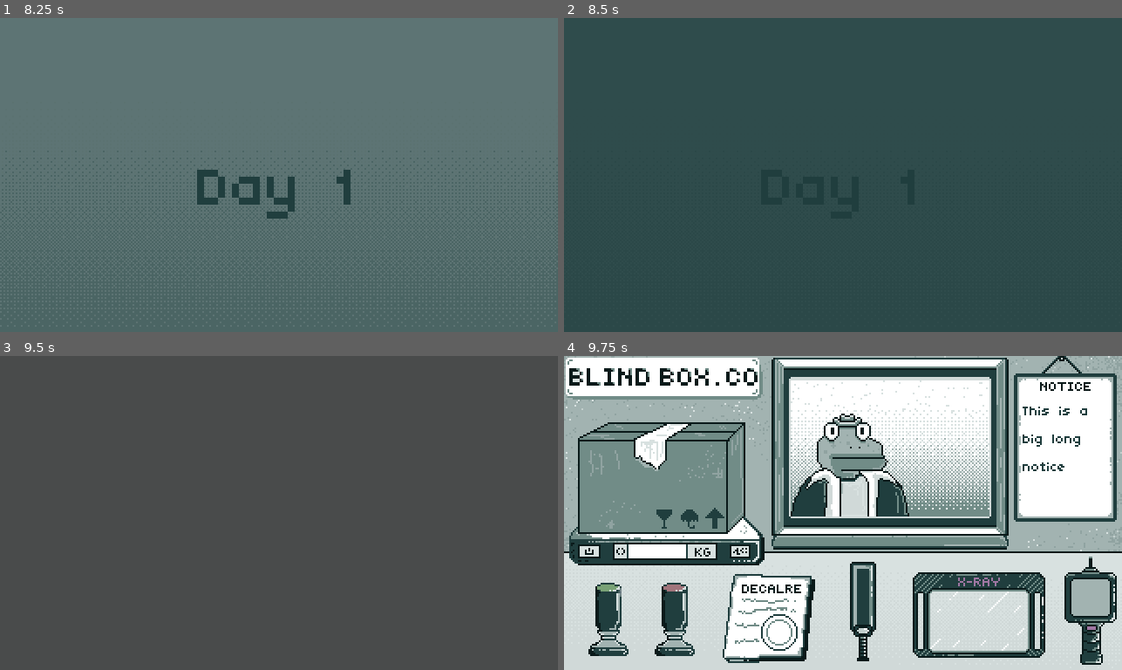
Above: before the commit, frames 1-4 (two rows, left to right).
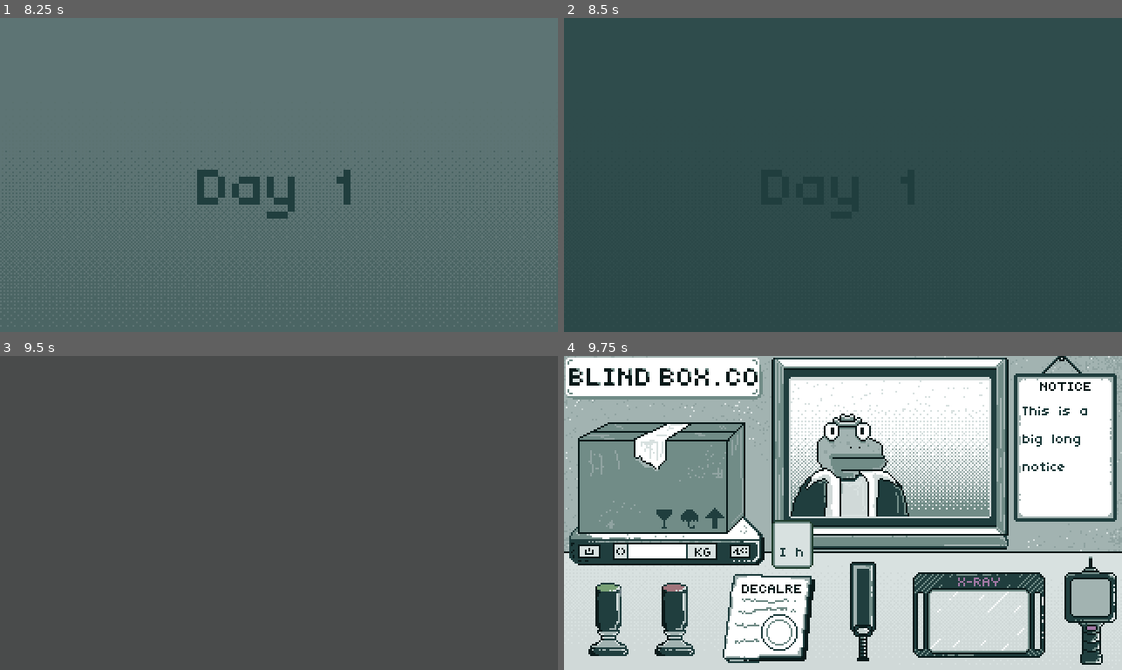
Above: after the commit, the same moments.

Repository: hkattt/blind-box-co
Game: Godot game, scene res://scenes/Main.tscn
Two runs of this game, one before a commit and one after it. Both use one fixed random seed, a clock stepped at 60 frames per second and the inputs below.
Inputs (mouse positions are in pixels of both pictures, inside the frame that each line leads up to):
- Up to frame 1 (8.25 s): tap Enter at 0.5, 5.75, 7.25 s; move the mouse to (401, 159) at 0.52 s; click (401, 159) at 0.67 s; click (535, 313) at 1.25 s; click (535, 313) at 2 s; click (535, 313) at 2.75 s; tap Space at 3.5, 6.5 s; drag from (167, 190) to (251, 237) at 3.52 s; move the mouse to (334, 105) at 4.27 s; click (334, 105) at 4.42 s; drag from (251, 237) to (111, 127) at 5.02 s; move the mouse to (446, 222) at 5.77 s; click (446, 222) at 5.92 s; drag from (111, 127) to (195, 96) at 6.52 s; move the mouse to (306, 175) at 7.27 s; click (306, 175) at 7.42 s; drag from (195, 96) to (167, 190) at 8.02 s
- Up to frame 2 (8.5 s): no input
- Up to frame 3 (9.5 s): tap Space at 8.75 s; move the mouse to (401, 497) at 8.77 s; click (401, 497) at 8.92 s
- Up to frame 4 (9.75 s): drag from (731, 528) to (815, 575) at 9.52 s

Frames 1-3 are identical in both runs. In frame 4, 0.9% of the frame differs, in the area x 37-45%, y 52-68%.

Commit message:
Created manager scenes

Diff:
--- a/src/project.godot
+++ b/src/project.godot
@@ -17,9 +17,9 @@
 
 [autoload]
 
-DayManager="*res://scripts/managers/DayManager.gd"
-DialogueManager="*res://scripts/managers/DialogueManager.gd"
-ReportManager="*res://scripts/managers/ReportManager.gd"
+DayManager="*res://scenes/managers/DayManager.tscn"
+DialogueManager="*res://scenes/managers/DialogueManager.tscn"
+ReportManager="*res://scenes/managers/ReportManager.tscn"
 
 [display]
 
--- /dev/null
+++ b/src/scenes/managers/DayManager.tscn
@@ -0,0 +1,6 @@
+[gd_scene load_steps=2 format=3 uid="uid://dgn3e6sk6ifnw"]
+
+[ext_resource type="Script" uid="uid://dpk4l5gsjf6nc" path="res://scripts/managers/DayManager.gd" id="1_mxn1b"]
+
+[node name="DayManager" type="Node2D"]
+script = ExtResource("1_mxn1b")
--- /dev/null
+++ b/src/scenes/managers/DialogueManager.tscn
@@ -0,0 +1,6 @@
+[gd_scene load_steps=2 format=3 uid="uid://cndqp7icpypf4"]
+
+[ext_resource type="Script" uid="uid://unocdwk7tvrm" path="res://scripts/managers/DialogueManager.gd" id="1_5sw7f"]
+
+[node name="DialogueManager" type="Node2D"]
+script = ExtResource("1_5sw7f")
--- /dev/null
+++ b/src/scenes/managers/ReportManager.tscn
@@ -0,0 +1,6 @@
+[gd_scene load_steps=2 format=3 uid="uid://coiucso4fpjwe"]
+
+[ext_resource type="Script" uid="uid://bo38h28ufsj7e" path="res://scripts/managers/ReportManager.gd" id="1_a5c5c"]
+
+[node name="ReportManager" type="Node2D"]
+script = ExtResource("1_a5c5c")
--- a/src/scenes/screens/Interrogation.tscn
+++ b/src/scenes/screens/Interrogation.tscn
@@ -11,6 +11,7 @@
 [ext_resource type="PackedScene" uid="uid://b8ur8ferrlsl2" path="res://scenes/items/MetalDetector.tscn" id="9_7h7p4"]
 [ext_resource type="PackedScene" uid="uid://ccamphyahfrj5" path="res://scenes/items/XRay.tscn" id="10_padvj"]
 [ext_resource type="PackedScene" uid="uid://c7ewqmgpvho65" path="res://scenes/items/ChemicalDetector.tscn" id="11_m6uql"]
+[ext_resource type="PackedScene" uid="uid://dhb613xyuf8nh" path="res://scenes/ui/TextBox.tscn" id="12_vcnfg"]
 
 [node name="Interrogation" type="Node2D"]
 script = ExtResource("1_wma2k")
@@ -55,7 +56,15 @@
 [node name="Notice" parent="." instance=ExtResource("5_vuct2")]
 position = Vector2(287, 47)
 
+[node name="Timer" type="Timer" parent="."]
+
 [node name="CanvasLayer" type="CanvasLayer" parent="."]
+
+[node name="TextBox" parent="CanvasLayer" instance=ExtResource("12_vcnfg")]
+offset_left = 119.0
+offset_top = 94.0
+offset_right = 130.0
+offset_bottom = 122.0
 
 [node name="Document" parent="CanvasLayer" instance=ExtResource("8_8nhuy")]
 position = Vector2(117, 150)
@@ -77,3 +86,4 @@
 position = Vector2(302, 146)
 
 [connection signal="pressed" from="Approve Button" to="." method="_on_approve_button_pressed"]
+[connection signal="timeout" from="Timer" to="." method="_on_timer_timeout"]
--- a/src/scripts/managers/DialogueManager.gd
+++ b/src/scripts/managers/DialogueManager.gd
@@ -7,6 +7,10 @@
 	CONVERSATION,
 	EXPOSITION
 }
+
+
+func reset() -> void:
+	dialogue_index = 0
 
 func load_dialogues(type: DialogueType, dialogue_name) -> void:
 	var type_directory = get_dialogue_type_directory(type)
--- a/src/scripts/managers/GameManager.gd
+++ /dev/null
@@ -1,97 +0,0 @@
-extends Node2D
-
-enum GameScreen {
-	MAIN_MENU,
-	INTRO,
-	DAY,
-	INTERROGATION,
-	REPORT,
-	HIRED,
-	REJECTED
-}
-
-@onready var screen_transition = $ScreenTransition
-
-const game_data: GameData = preload("res://data/game_data.tres")
-
-const HIRED_EARNINGS: int = 50
-
-var game_screen: GameScreen = GameScreen.INTRO
-var intro: Intro = null
-var daily_report: DailyReport = null
-var day: Day = null
-var hired: Hired = null
-var rejected: Rejected = null
-
-var current_day_index: int = 0
-var interrogation_results: Array[InterrogationResultData]
-
-func start_game() -> void:
-	_change_screen()
-
-func _get_next_screen() -> GameScreen:
-	match game_screen:
-		GameScreen.INTRO:
-			return GameScreen.DAY
-		GameScreen.DAY:
-			return GameScreen.INTERROGATION
-		GameScreen.INTERROGATION:
-			return GameScreen.REPORT
-		GameScreen.REPORT:
-			if current_day_index >= game_data.days.size():
-				if ReportManager.get_total_earnings() > HIRED_EARNINGS:
-					return GameScreen.HIRED
-				else:
-					return GameScreen.REJECTED
-			else:
-				return GameScreen.DAY
-		GameScreen.HIRED, GameScreen.REJECTED:
-			return GameScreen.MAIN_MENU
-		_:
-			return GameScreen.MAIN_MENU
-
-func _change_screen() -> void:
-	match game_screen:
-		GameScreen.INTRO:
-			intro = Intro.create()
-			intro.intro_complete.connect(_on_intro_complete, CONNECT_ONE_SHOT)
-			get_tree().current_scene.add_child(intro)
-		GameScreen.DAY:
-			day = Day.create(current_day_index + 1)
-			day.day_timer_finished.connect(_on_day_timer_finished, CONNECT_ONE_SHOT)
-			get_tree().current_scene.add_child(day)
-		GameScreen.INTERROGATION:
-			var day_data = game_data.days[current_day_index]
-			DayManager.start_day(day_data)
-			DayManager.day_complete.connect(_on_day_complete, CONNECT_ONE_SHOT)
-		GameScreen.REPORT:
-			daily_report = DailyReport.create(interrogation_results)
-			daily_report.report_close.connect(_on_report_close, CONNECT_ONE_SHOT)
-			get_tree().current_scene.add_child(daily_report)
-		GameScreen.HIRED:
-			hired = Hired.create()
-			get_tree().current_scene.add_child(hired)
-		GameScreen.REJECTED:
-			rejected = Rejected.create()
-			get_tree().current_scene.add_child(rejected)
-
-func _on_intro_complete() -> void:
-	intro.queue_free()
-	game_screen = _get_next_screen()
-	_change_screen()
-
-func _on_day_timer_finished() -> void:
-	day.queue_free()
-	game_screen = _get_next_screen()
-	_change_screen()
-
-func _on_day_complete(results: Array[InterrogationResultData]) -> void:
-	interrogation_results = results
-	current_day_index += 1
-	game_screen = _get_next_screen()
-	_change_screen()
-
-func _on_report_close() -> void:
-	daily_report.queue_free()
-	game_screen = _get_next_screen()
-	_change_screen()
--- a/src/scripts/screens/Interrogation.gd
+++ b/src/scripts/screens/Interrogation.gd
@@ -5,6 +5,8 @@
 @onready var character_slot: Control             = $CharacterSlot
 @onready var package_slot: Control               = $PackageSlot
 @onready var notice: Notice                      = $Notice
+@onready var timer: Timer                        = $Timer
+@onready var text_box: TextBox                   = $CanvasLayer/TextBox
 @onready var document: Document                  = $CanvasLayer/Document
 @onready var metal_detector: MetalDetector       = $CanvasLayer/MetalDetector
 @onready var xray: XRay                          = $CanvasLayer/XRay
@@ -20,6 +22,12 @@
 var metal_detector_used: bool
 var xray_used: bool
 var chemical_detector_used: bool
+
+func _ready() -> void:
+	DialogueManager.reset()
+	DialogueManager.load_dialogues(DialogueManager.DialogueType.CONVERSATION, "test")
+	_set_text_box()
+	timer.start(3.0)
 
 func setup(character_data: CharacterData, package_data: PackageData, notice_data: NoticeData):
 	interrogation_result = InterrogationResultData.new()
@@ -51,6 +59,10 @@
 	interrogation_result.outcome = ReportManager.interrogation_outcome(approved, package.get_has_contraband())
 	interrogation_complete.emit(interrogation_result)
 
+func _set_text_box() -> void:
+	var line: String = DialogueManager.get_line()
+	text_box.set_text(line)
+
 func _on_metal_detector_used() -> void:
 	interrogation_result.metal_detector_used = true
 
@@ -59,3 +71,11 @@
 
 func _on_chemical_detector_used() -> void:
 	interrogation_result.chemical_detector_used = true
+
+func _on_timer_timeout() -> void:
+	if DialogueManager.is_finished():
+		text_box.hide_text_box()
+		timer.stop()
+	else:
+		DialogueManager.next_line()
+		_set_text_box()
--- a/src/scripts/ui/TextBox.gd
+++ b/src/scripts/ui/TextBox.gd
@@ -7,7 +7,7 @@
 @onready var tween: Tween = create_tween()
 
 func hide_text_box() -> void:
-	text.text         = ""
+	text.text = ""
 	hide()
 
 func show_text_box() -> void:
Not shown: 1 places in src/scenes/screens/Interrogation.tscn that only renumber resources
Not shown, removed: src/scripts/managers/GameManager.gd.uid
